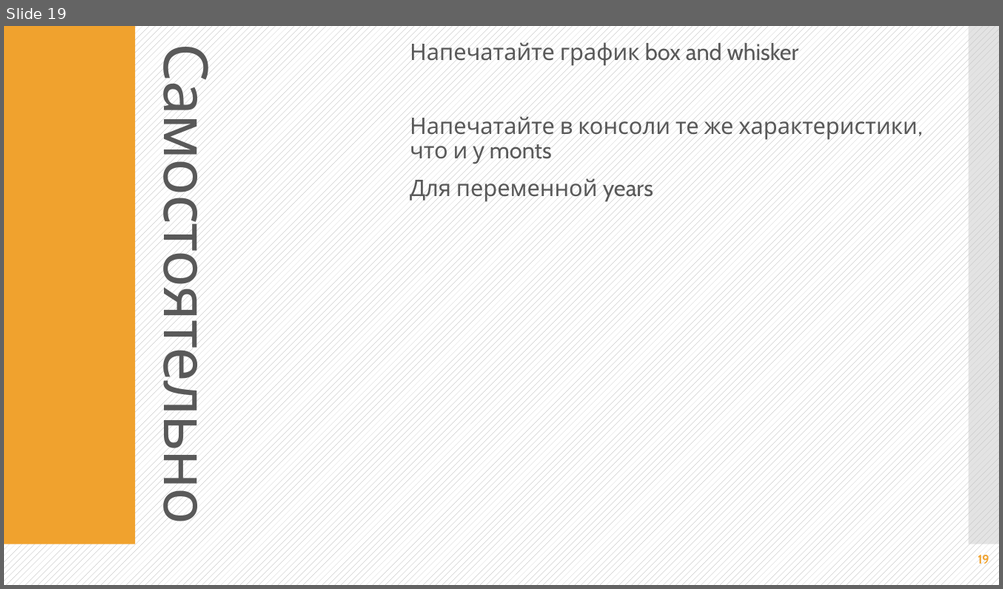
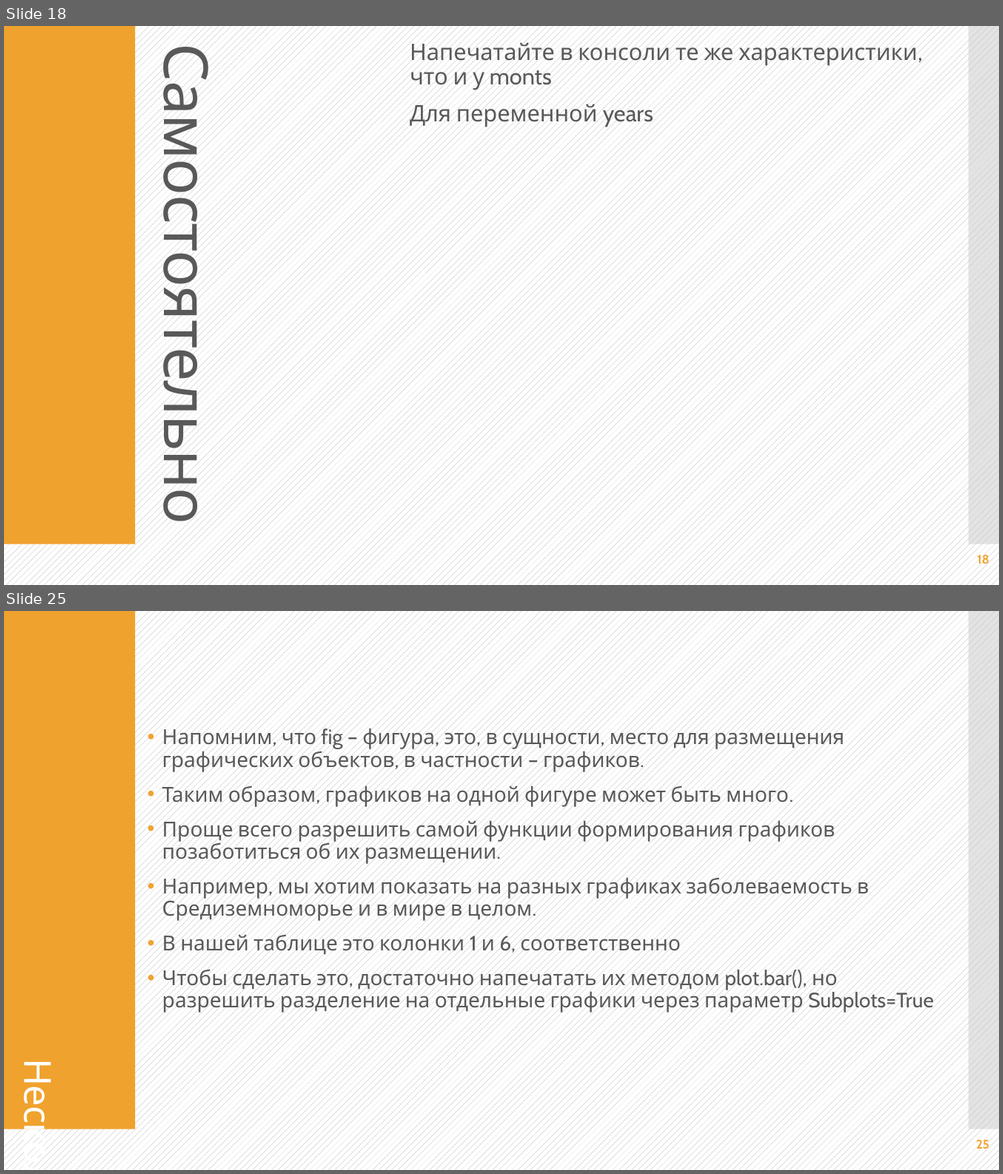
Before and after one commit to Alex-Samarkin/untitled13, a slide deck: 02 NUMPY 2.pptx. Shown one above the other, each under a label of ours: slide 19 before the commit, slides 18 and 25 after it; the slides between them are not shown. The pictures are 1003x589 and 1003x1174 pixels, drawn with LibreOffice and Linux fonts; fonts in the diff are those of the drawing. Boxes give left, top, right and bottom in pixels: in the first picture for what was removed or moved away, otherwise in the second. Text is boxed around its words. In the diff, an @@ line names an element or a change of style, - is before the commit and + after.

```diff
--- a/02 NUMPY 2.pptx
+++ b/02 NUMPY 2.pptx
@@ slide 25 added at box(4, 611, 999, 1170), background pattern #A6A6A6 on #FFFFFF; not listed: 2 template elements that a slide beside it also shows @@
@@ title added at box(8, 621, 126, 1120), 36 pt, text #FFFFFF @@
+Несколько диаграмм
@@ text added at box(162, 725, 933, 1014), 20 pt, text #595959 @@
+• Напомним, что fig – фигура, это, в сущности, место для размещения графических объектов, в частности – графиков.
+• Таким образом, графиков на одной фигуре может быть много.
+• Проще всего разрешить самой функции формирования графиков позаботиться об их размещении.
+• Например, мы хотим показать на разных графиках заболеваемость в Средиземноморье и в мире в целом.
+• В нашей таблице это колонки 1 и 6, соответственно
+• Чтобы сделать это, достаточно напечатать их методом plot.bar(), но разрешить разделение на отдельные графики через параметр Subplots=True
@@ page number added at box(976, 1140, 989, 1152), 12 pt, text #F0A22E, bold @@
+25
@@ what was slide 19 is now slide 18 @@
@@ slide 18 changed as well @@
@@ text at box(410, 39, 799, 67): paragraph removed @@
-Напечатайте график box and whisker
@@ page number at box(977, 555, 989, 567): text changed @@
-19
+18
```
Also in this commit, not shown: 5 other slides changed, 8 other slides added, 1 slide removed, 1 other file.
